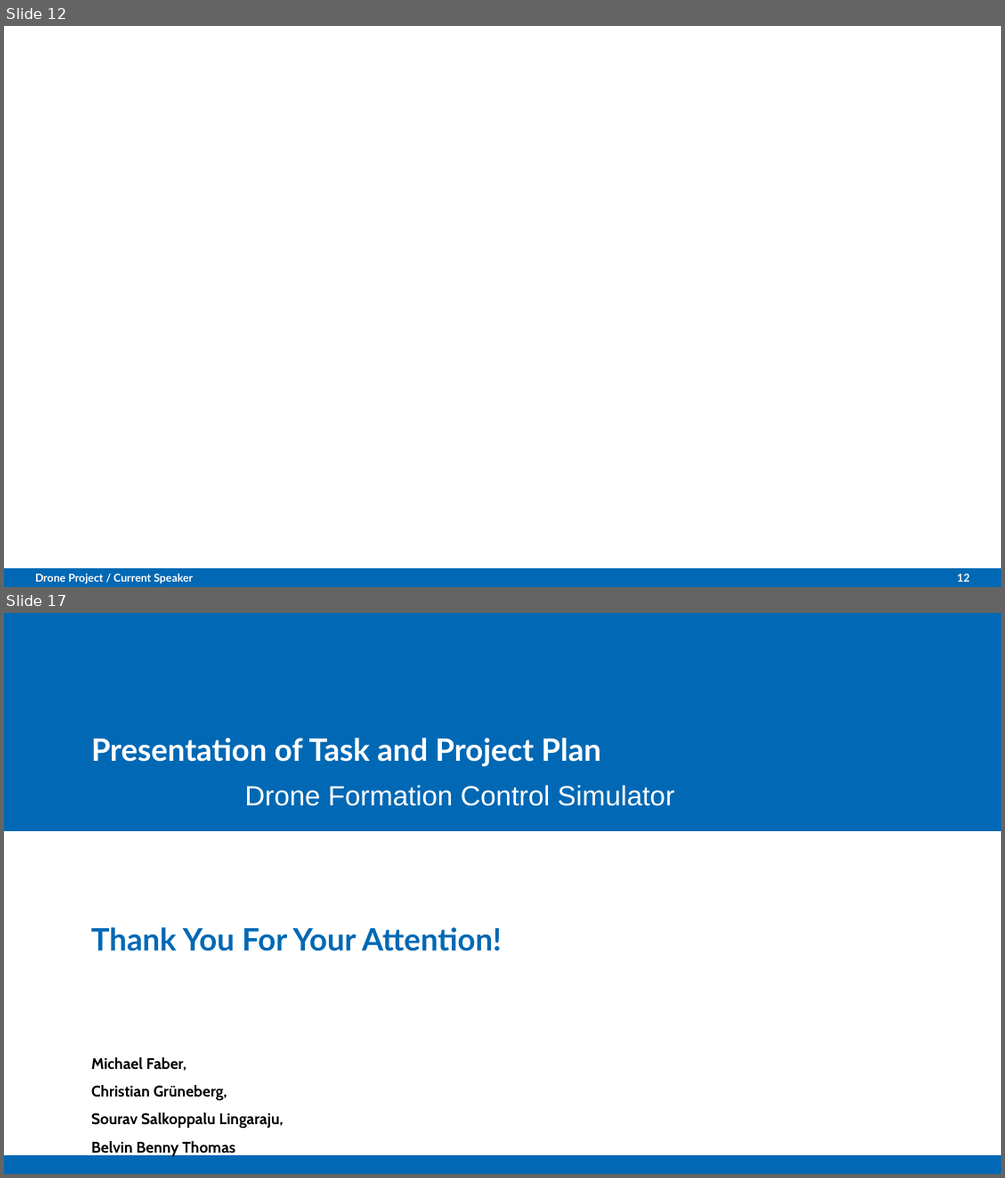
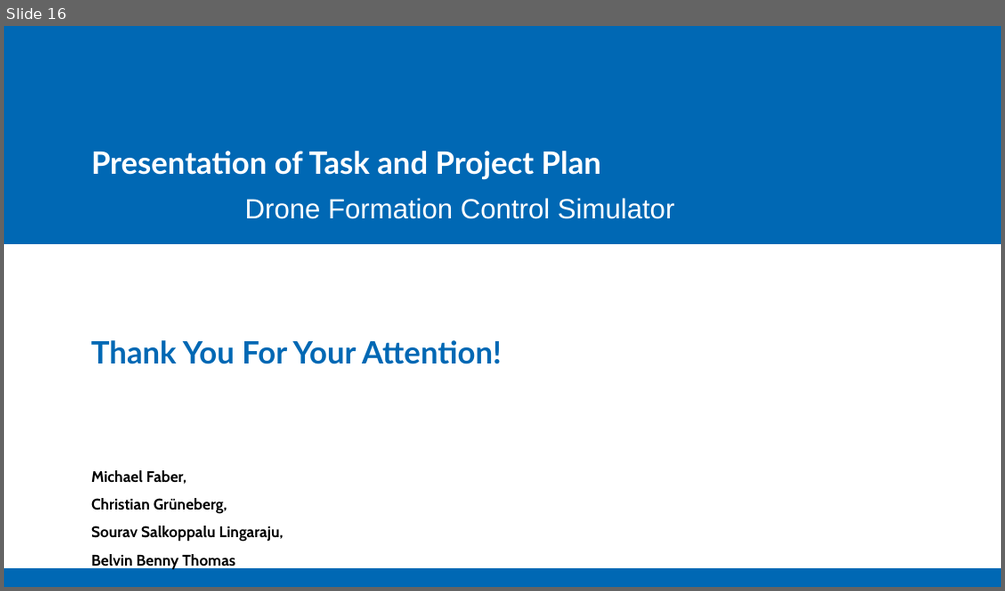
Before and after one commit to Belvin7/Drone_Project_personal-, a slide deck: AMS_Intermediate_Presentation.odp. Shown one above the other, each under a label of ours: slides 12 and 17 before the commit, slide 16 after it; the slides between them are not shown. The pictures are 1005x1178 and 1005x591 pixels, drawn with LibreOffice and Linux fonts; fonts in the diff are those of the drawing; background and template pictures are left out. Boxes give left, top, right and bottom in pixels: in the first picture for what was removed or moved away, otherwise in the second. Text is boxed around its words. In the diff, an @@ line names an element or a change of style, - is before the commit and + after.

```diff
--- a/AMS_Intermediate_Presentation.odp
+++ b/AMS_Intermediate_Presentation.odp
@@ slide 12 removed at (4, 26, 1001, 587), background #FFFFFF; not listed: 1 template element that a slide beside it also shows @@
@@ text removed at (35, 573, 193, 584) @@
-Drone Project / Current Speaker
@@ page number removed at (957, 573, 970, 581) @@
-12
@@ what was slide 17 is now slide 16 @@
```
Also in this commit, not shown: 3 slides changed, 2 slides added, 2 other slides removed.
